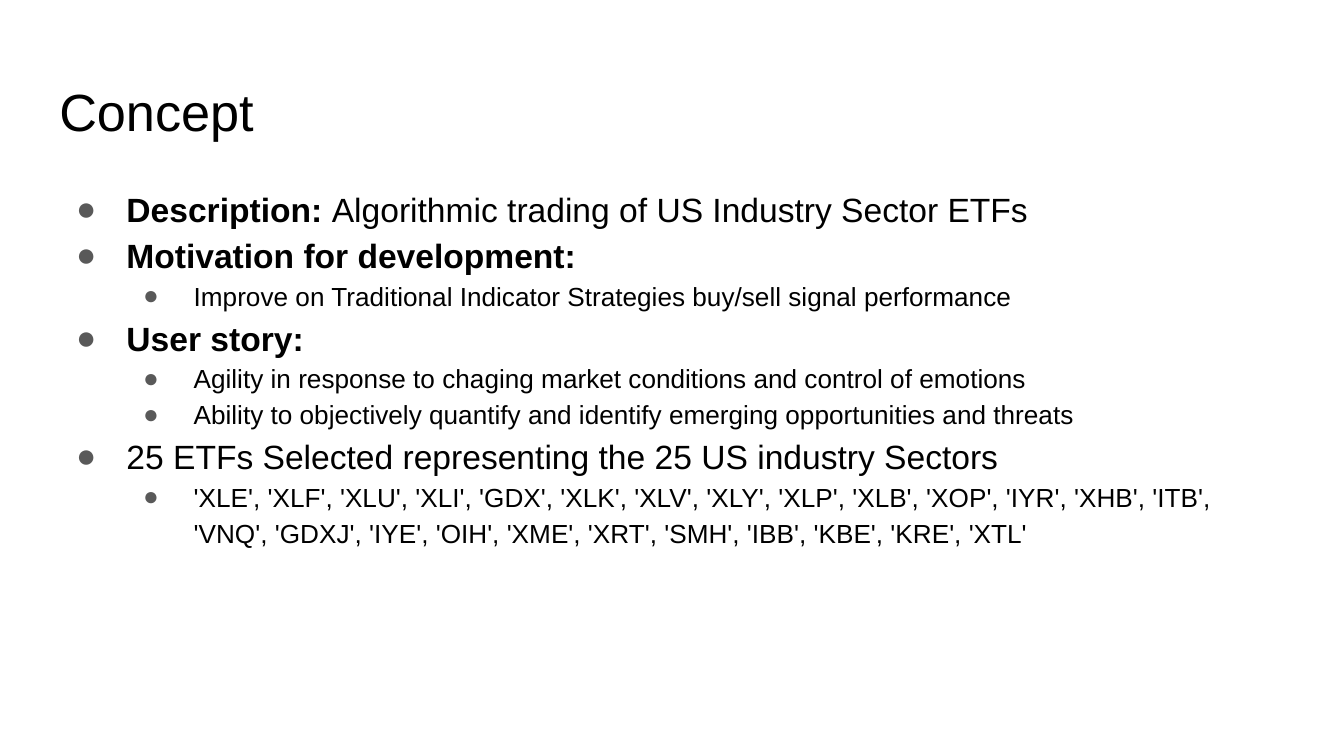
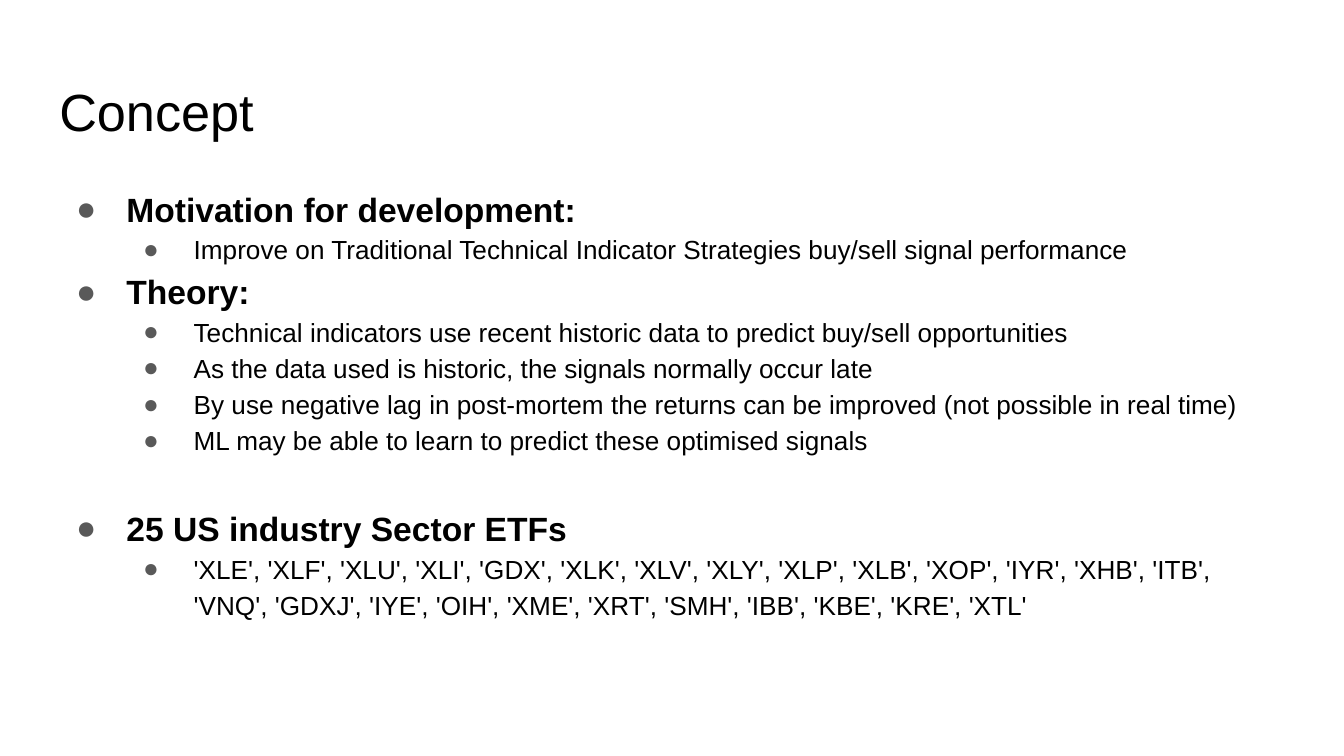
Before and after one commit to TRU-K/BCS-Project-2, a slide deck: slide 2 of Group 5 Presentation.pptx. Drawn at 1344x756 pixels with LibreOffice and Linux fonts; fonts in the diff are those of the drawing; background and template pictures are left out. Boxes give left, top, right and bottom in pixels: in the first picture for what was removed or moved away, otherwise in the second. Text is boxed around its words. In the diff, an @@ line names an element or a change of style, - is before the commit and + after.

Commit message:
update presentation

```diff
--- a/Group 5 Presentation.pptx
+++ b/Group 5 Presentation.pptx
@@ text at box(126, 197, 1028, 228): paragraph removed @@
-● Description: Algorithmic trading of US Industry Sector ETFs
@@ text at box(126, 240, 1236, 547): text changed @@
-  ● Improve on Traditional Indicator Strategies buy/sell signal performance
-● User story:
-  ● Agility in response to chaging market conditions and control of emotions
-  ● Ability to objectively quantify and identify emerging opportunities and threats
-● 25 ETFs Selected representing the 25 US industry Sectors
+  ● Improve on Traditional Technical Indicator Strategies buy/sell signal performance
+● Theory:
+  ● Technical indicators use recent historic data to predict buy/sell opportunities
+  ● As the data used is historic, the signals normally occur late
+  ● By use negative lag in post-mortem the returns can be improved (not possible in real time)
+  ● ML may be able to learn to predict these optimised signals
+● 25 US industry Sector ETFs
```
Also in this commit, not shown: 4 other slides changed, 1 slide added, 1 slide removed.
